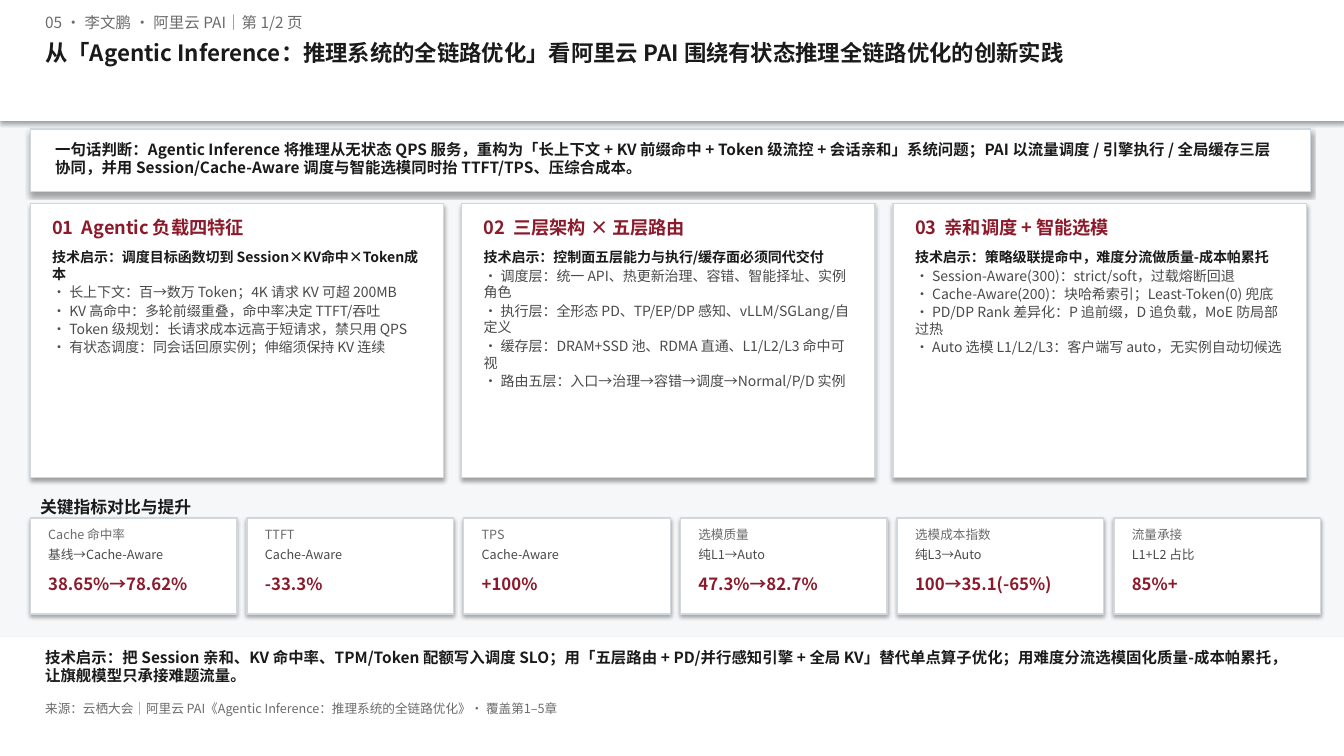
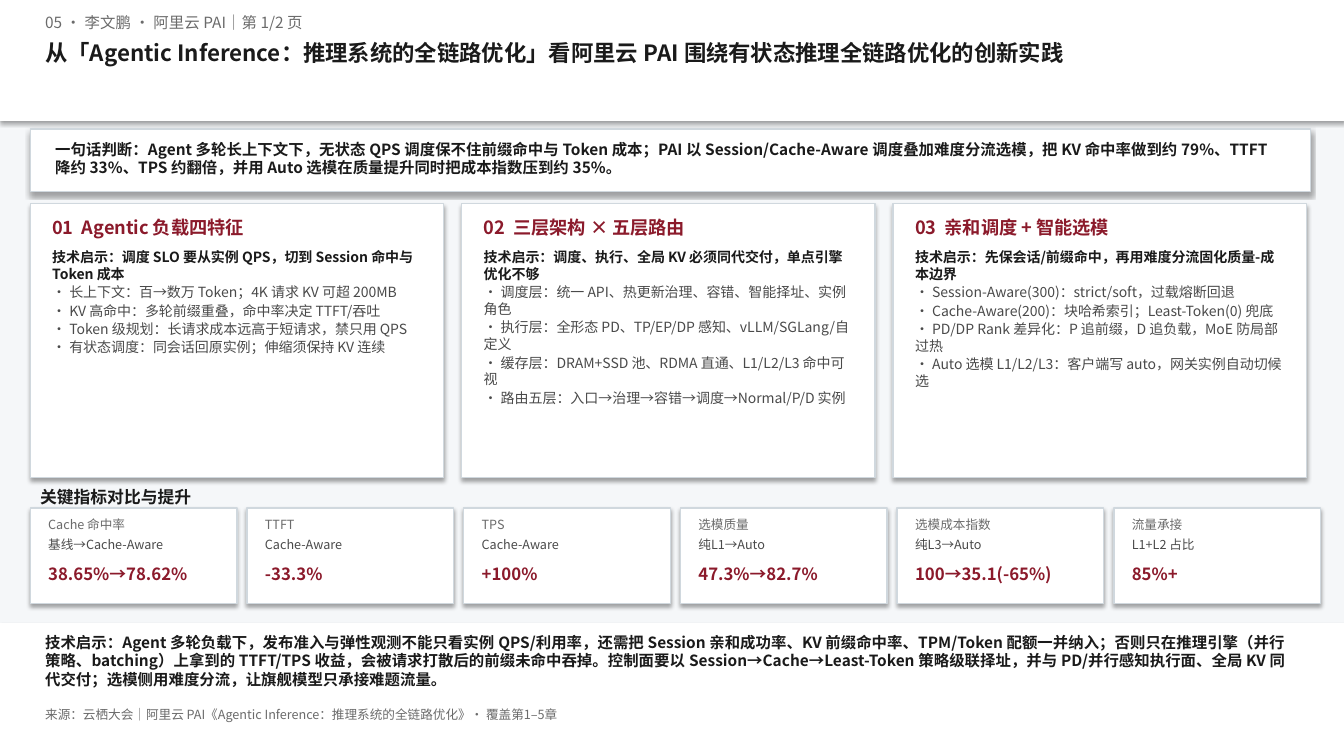
Before and after one commit to Annie-Summer/Kthena, a slide deck: slide 1 of yunqi-2026-pai-forum/docs/洞察一页-05-Agentic Inference：从议题看有状态推理全链路优化.pptx. Drawn at 1344x756 pixels with LibreOffice and Linux fonts; fonts in the diff are those of the drawing. Boxes give left, top, right and bottom in pixels: in the first picture for what was removed or moved away, otherwise in the second. Text is boxed around its words. In the diff, an @@ line names an element or a change of style, - is before the commit and + after.

```diff
--- a/yunqi-2026-pai-forum/docs/洞察一页-05-Agentic Inference：从议题看有状态推理全链路优化.pptx
+++ b/yunqi-2026-pai-forum/docs/洞察一页-05-Agentic Inference：从议题看有状态推理全链路优化.pptx
@@ text at [55, 141, 1267, 175]: text changed @@
-一句话判断：Agentic Inference 将推理从无状态 QPS 服务，重构为「长上下文 + KV 前缀命中 + Token 级流控 + 会话亲和」系统问题；PAI 以流量调度 / 引擎执行 / 全局缓存三层协同，并用 Session/Cache-Aware 调度与智能选模同时抬 TTFT/TPS、压综合成本。
+一句话判断：Agent 多轮长上下文下，无状态 QPS 调度保不住前缀命中与 Token 成本；PAI 以 Session/Cache-Aware 调度叠加难度分流选模，把 KV 命中率做到约 79%、TTFT 降约 33%、TPS 约翻倍，并用 Auto 选模在质量提升同时把成本指数压到约 35%。
@@ text at [52, 250, 413, 281]: text changed @@
-技术启示：调度目标函数切到 Session×KV命中×Token成本
+技术启示：调度 SLO 要从实例 QPS，切到 Session 命中与 Token 成本
@@ text at [484, 250, 843, 281]: text changed @@
-技术启示：控制面五层能力与执行/缓存面必须同代交付
+技术启示：调度、执行、全局 KV 必须同代交付，单点引擎优化不够
@@ text at [915, 250, 1274, 281]: text changed @@
-技术启示：策略级联提命中，难度分流做质量-成本帕累托
+技术启示：先保会话/前缀命中，再用难度分流固化质量-成本边界
@@ text at [915, 357, 1281, 387]: text changed @@
-• Auto 选模 L1/L2/L3：客户端写 auto，无实例自动切候选
+• Auto 选模 L1/L2/L3：客户端写 auto，网关实例自动切候选
@@ 19 texts, 6 rectangles: place and size @@
-19 texts, 6 rectangles at [30, 499, 1321, 614]
+19 texts, 6 rectangles at [30, 489, 1321, 604]
@@ rectangle: place and size @@
-rectangle at [0, 637, 1344, 756]
+rectangle at [0, 623, 1344, 756]
@@ text at [45, 635, 1285, 688]: text changed @@
-技术启示：把 Session 亲和、KV 命中率、TPM/Token 配额写入调度 SLO；用「五层路由 + PD/并行感知引擎 + 全局 KV」替代单点算子优化；用难度分流选模固化质量-成本帕累托，让旗舰模型只承接难题流量。
+技术启示：Agent 多轮负载下，发布准入与弹性观测不能只看实例 QPS/利用率，还需把 Session 亲和成功率、KV 前缀命中率、TPM/Token 配额一并纳入；否则只在推理引擎（并行策略、batching）上拿到的 TTFT/TPS 收益，会被请求打散后的前缀未命中吞掉。控制面要以 Session→Cache→Least-Token 策略级联择址，并与 PD/并行感知执行面、全局 KV 同代交付；选模侧用难度分流，让旗舰模型只承接难题流量。
@@ text "来源：云栖大会｜阿里云 PAI《Agentic Inference：推理系统的全链路优化》· 覆盖第1–5章": place and size @@
-text "来源：云栖大会｜阿里云 PAI《Agentic Inference：推理系统的全链路优化》· 覆盖第1–5章" at [45, 702, 557, 716]
+text "来源：云栖大会｜阿里云 PAI《Agentic Inference：推理系统的全链路优化》· 覆盖第1–5章" at [45, 708, 557, 722]
```
Also in this commit, not shown: 1 other slide changed, 2 other files.
